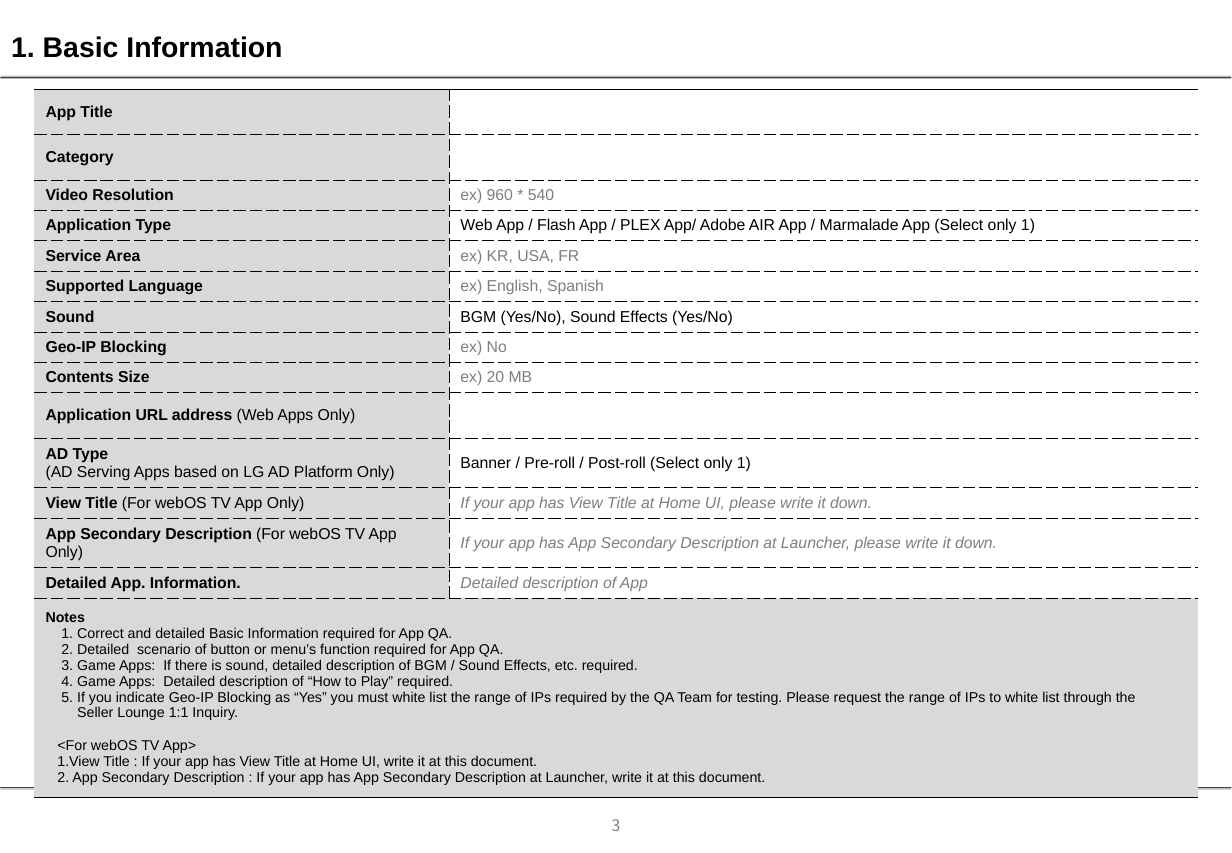
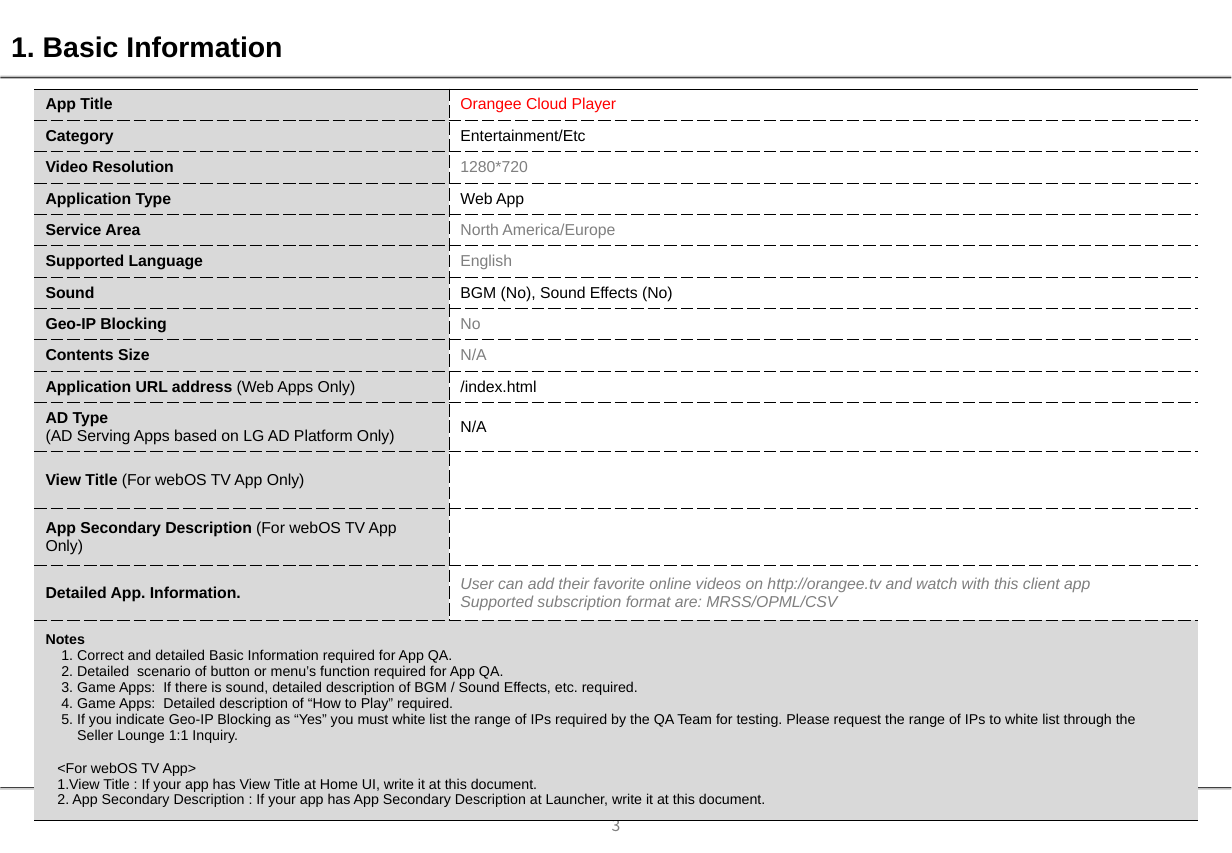
Before and after one commit to mervick/orangeeplayer, a slide deck: slide 3 of docs/documents for lg qa 3.0/app_description_3 0.ppt. Drawn at 1232x853 pixels with LibreOffice and Linux fonts; fonts in the diff are those of the drawing; background and template pictures are left out. Boxes give left, top, right and bottom in pixels: in the first picture for what was removed or moved away, otherwise in the second. Text is boxed around its words. In the diff, an @@ line names an element or a change of style, - is before the commit and + after.

```diff
--- a/docs/documents for lg qa 3.0/app_description_3 0.ppt
+++ b/docs/documents for lg qa 3.0/app_description_3 0.ppt
@@ table at <box>34,89,1198,811</box> @@
-row 1, column 2: 
+row 1, column 2: Orangee Cloud Player
-row 2, column 2: 
+row 2, column 2: Entertainment/Etc
-row 3, column 2: ex) 960 * 540
+row 3, column 2: 1280*720
-row 4, column 2: Web App / Flash App / PLEX App/ Adobe AIR App / Marmalade App (Select only 1)
+row 4, column 2: Web App
-row 5, column 2: ex) KR, USA, FR
+row 5, column 2: North America/Europe
-row 6, column 2: ex) English, Spanish
+row 6, column 2: English
-row 7, column 2: BGM (Yes/No), Sound Effects (Yes/No)
+row 7, column 2: BGM (No), Sound Effects (No)
-row 8, column 2: ex) No
+row 8, column 2: No
-row 9, column 2: ex) 20 MB
+row 9, column 2: N/A
-row 10, column 2: 
+row 10, column 2: /index.html
-row 11, column 2: Banner / Pre-roll / Post-roll (Select only 1)
+row 11, column 2: N/A
-row 12, column 2: If your app has View Title at Home UI, please write it down.
+row 12, column 2: 
-row 13, column 2: If your app has App Secondary Description at Launcher, please write it down.
+row 13, column 2: 
-row 14, column 2: Detailed description of App
+row 14, column 2: User can add their favorite online videos on http://orangee.tv and watch with this client app / Supported subscription format are: MRSS/OPML/CSV
```
Also in this commit, not shown: 2 other slides changed, 3 slides added, 6 slides removed, 2 other files.
